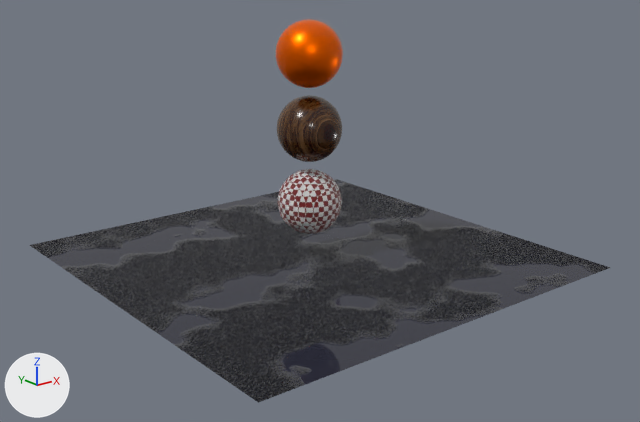
The Blender file mokystartupfile.blend, before and after one commit.
Both versions are drawn from a 50 mm camera at (-16.15, -20.7, 5.77) aimed at (-0.14, -0.68, -2.24). Arrows for +X, +Y and +Z are at lower left; the lights stay in place.

The first picture shows '0NODE INDEX', 'Fabric Bump', 'Plane', 'Wood'.
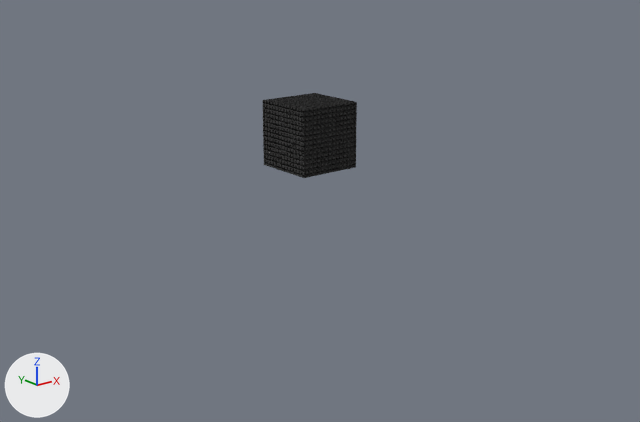
Edits to the bpy script that builds the scene:
```text
Add ng_diamond_bump:
    ng_diamond_bump = bpy.data.node_groups.new('Diamond Bump', 'ShaderNodeTree')
    # nodes: Bump, TexVoronoi, ValToRGB
    # colours: black #000000, white #ffffff
Add ng_rubber_shader:
    ng_rubber_shader = bpy.data.node_groups.new('Rubber shader', 'ShaderNodeTree')
    # nodes: BsdfAnisotropic, BsdfDiffuse, LayerWeight, MixShader
    # colours: white #e7e7e7
Add mat_diamond_rubber:
    mat_diamond_rubber = bpy.data.materials.new('Diamond Rubber')
    # nodes: Group, OutputMaterial
    # colours: dark grey #4d4d4d
Change me_sphere:
    used by ob_wood; location = (0.0, 0.0, 0.16)
    remove me_sphere.from_pydata(...)  # 482 vertices, 512 faces; spans x -1.0..1.0, y -1.0..1.0, z -1.0..1.0
    remove me_sphere.materials.append(mat_wood)
    add me_sphere.from_pydata(...)  # 8 vertices, 6 faces; spans x -1.0..1.0, y -1.0..1.0, z -1.0..1.0
    me_sphere part 1: 482 vertices removed from x -1.0..1.0, y -1.0..1.0, z -1.0..1.0; 8 vertices added at x -1.0..1.0, y -1.0..1.0, z -1.0..1.0, forming a box
    me_sphere part 2: the surface is now shaded flat
    add me_sphere.materials.append(mat_diamond_rubber)
Change ob_wood:
    ob_wood.location: (0.0, 0.0, 0.16) -> (0.0, 0.0, 0.0)
Remove ob_0node_index:
    ob_0node_index = bpy.data.objects.new('0NODE INDEX', me_sphere_001)
    ob_0node_index.location = (0.0, 0.0, 2.39)
    _m = ob_0node_index.modifiers.new('Subdivision', 'SUBSURF')
    _m.levels = 2
Remove ob_fabric_bump:
    ob_fabric_bump = bpy.data.objects.new('Fabric Bump', me_sphere_002)
    ob_fabric_bump.location = (0.0, 0.0, -2.13)
    _m = ob_fabric_bump.modifiers.new('Subdivision', 'SUBSURF')
    _m.levels = 2
Remove ob_plane:
    ob_plane = bpy.data.objects.new('Plane', me_plane)
    ob_plane.location = (0.0, 0.0, -3.92)
    ob_plane.scale = (6.51, 6.51, 6.51)
```

Changed parts and their boxes (x1, y1, x2, y2) in the pictures (640 x 422 px):
'Plane', deleted: before (30, 179, 610, 403)
'Wood', reshaped, moved (44% wider, 26% taller): before (277, 95, 342, 162); after (263, 93, 357, 178)
'0NODE INDEX', deleted: before (275, 19, 343, 88)
'Fabric Bump', deleted: before (278, 169, 342, 234)
part 1 of me_sphere, cut back: before (277, 95, 342, 162); after (263, 93, 357, 178)
